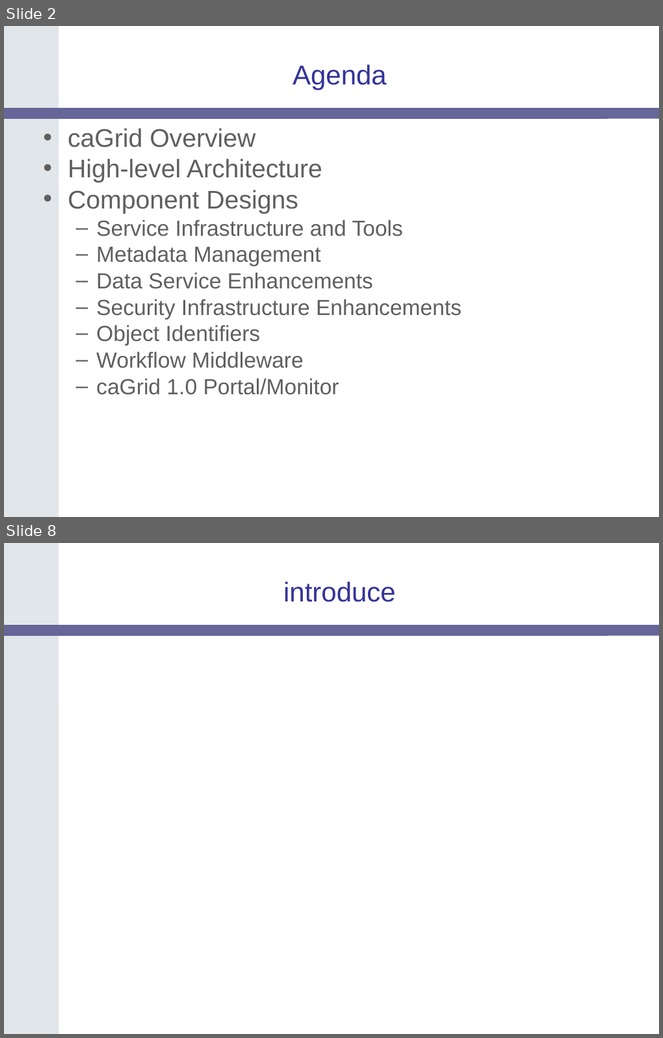
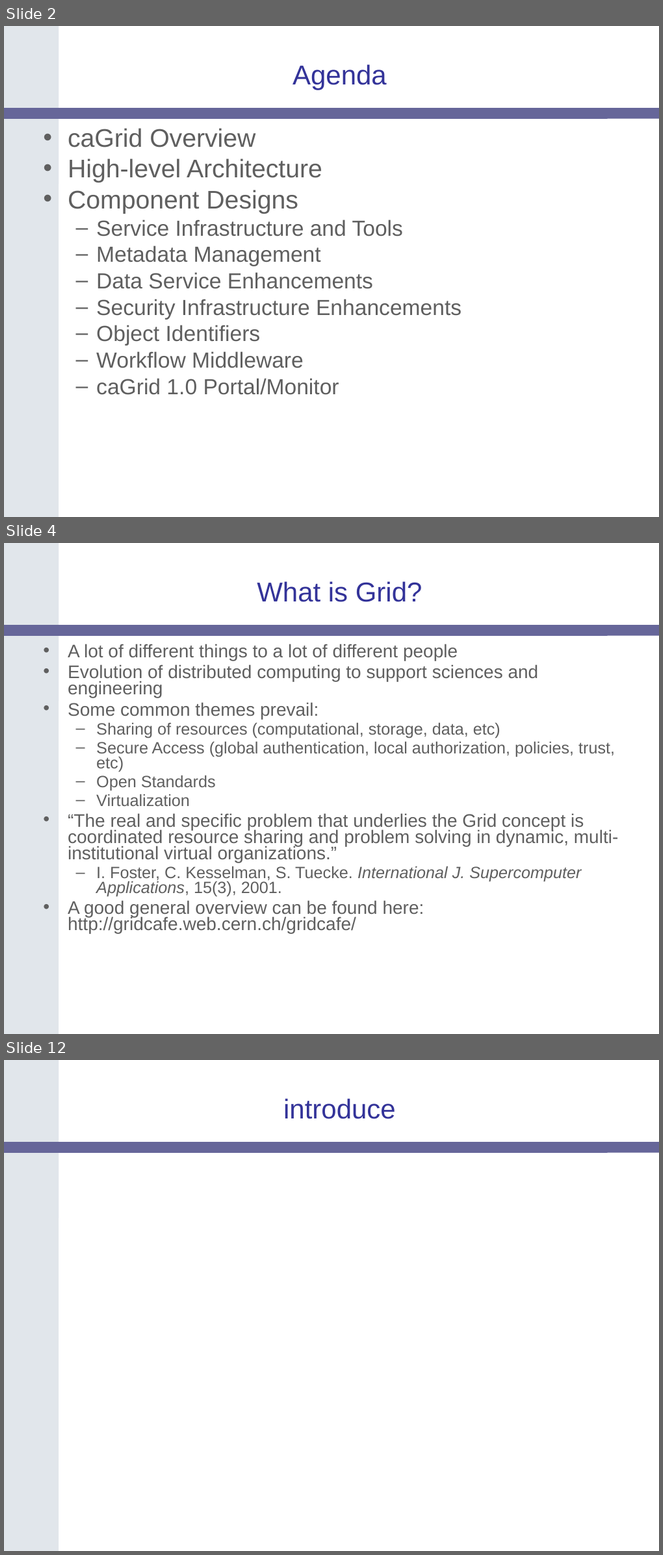
Before and after one commit to NCIP/cagrid-docs, a slide deck: presentations/200604_AnnualMeeting/caGrid-1.0-Architecture_caBIG-Annual-Meeting06.ppt. Shown one above the other, each under a label of ours: slides 2 and 8 before the commit, slides 2, 4 and 12 after it; the slides between them are not shown. The pictures are 663x1038 and 663x1555 pixels, drawn with LibreOffice and Linux fonts; fonts in the diff are those of the drawing; background and template pictures are left out. Boxes give left, top, right and bottom in pixels: in the first picture for what was removed or moved away, otherwise in the second. Text is boxed around its words. In the diff, an @@ line names an element or a change of style, - is before the commit and + after.

Commit message:
update to overview

```diff
--- a/presentations/200604_AnnualMeeting/caGrid-1.0-Architecture_caBIG-Annual-Meeting06.ppt
+++ b/presentations/200604_AnnualMeeting/caGrid-1.0-Architecture_caBIG-Annual-Meeting06.ppt
@@ slide 4 added at bbox=[4, 543, 659, 1034], background #FFFFFF; not listed: 2 template elements that a slide beside it also shows @@
@@ title added at bbox=[257, 581, 423, 602], 30 pt, text #333399 @@
+What is Grid?
@@ text added at bbox=[68, 644, 619, 934], 20 pt, text #5F5F5F @@
+• A lot of different things to a lot of different people
+• Evolution of distributed computing to support sciences and engineering
+• Some common themes prevail:
+  – Sharing of resources (computational, storage, data, etc)
+  – Secure Access (global authentication, local authorization, policies, trust, etc)
+  – Open Standards
+  – Virtualization
+• “The real and specific problem that underlies the Grid concept is coordinated resource sharing and problem solving in dynamic, multi-institutional virtual organizations.”
+  – I. Foster, C. Kesselman, S. Tuecke. International J. Supercomputer Applications, 15(3), 2001.
+• A good general overview can be found here: http://gridcafe.web.cern.ch/gridcafe/
@@ what was slide 8 is now slide 12 @@
```
Also in this commit, not shown: 4 slides changed, 8 other slides added, 1 slide removed.
